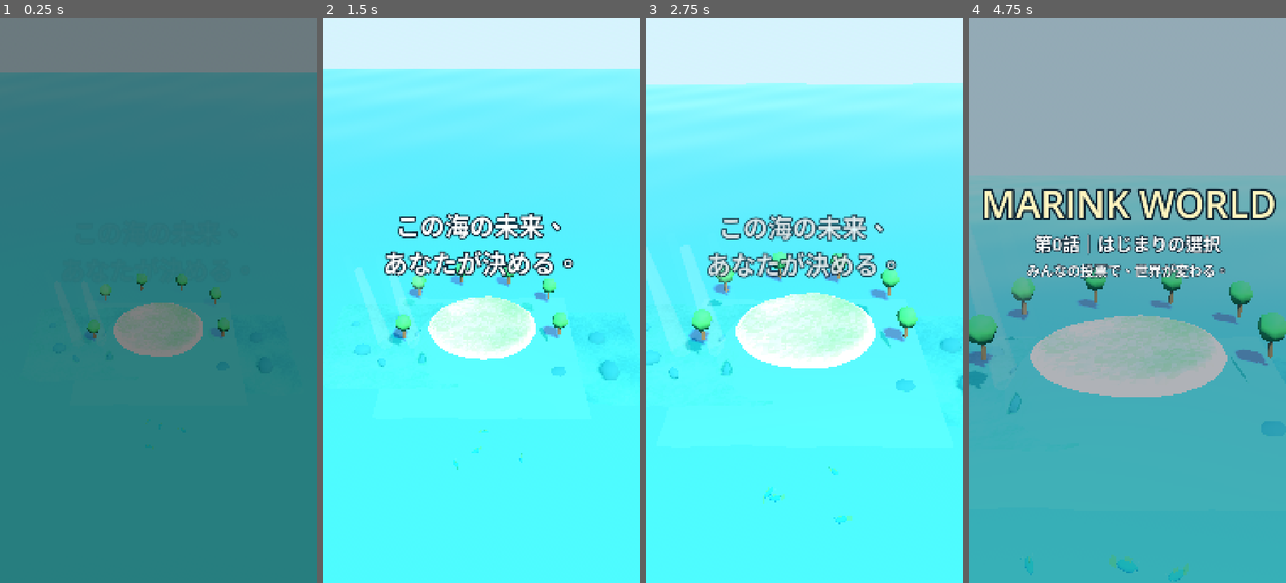
Above: before the commit, frames 1-4 (left to right).
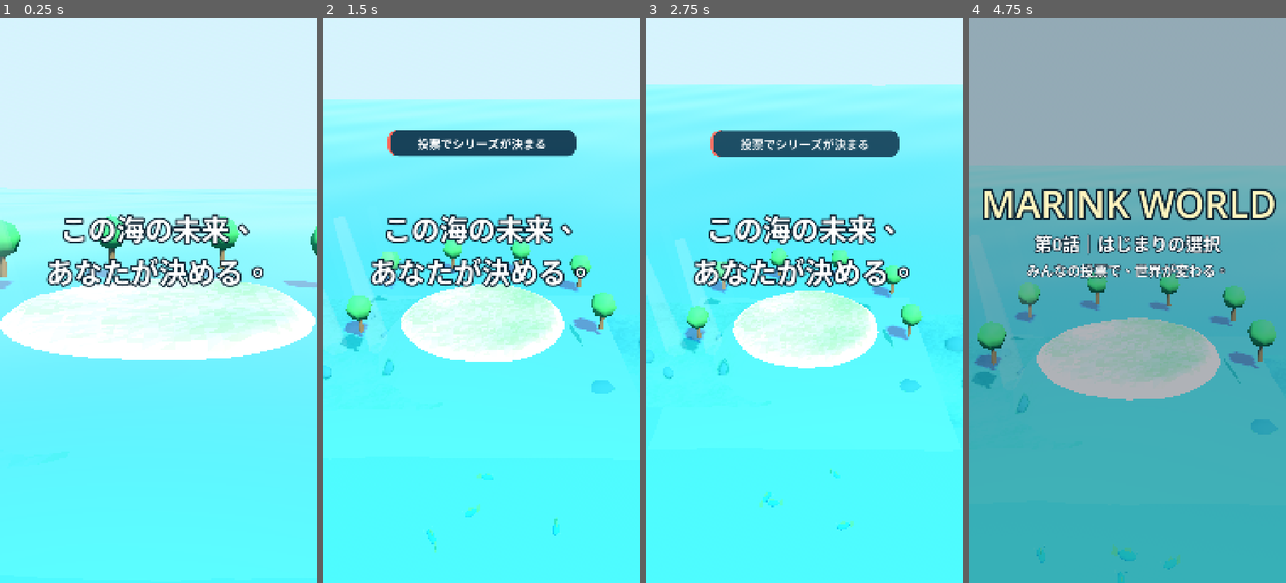
Above: after the commit, the same moments.

Repository: yuto2525424/-
Game: Godot game, scene res://scenes/episode00.tscn
The game is run twice, just before and just after one commit, with the same random seed, the same clock (stepped at 60 frames per second) and the same inputs.
Inputs:
- Up to frame 1 (0.25 s): no input
- Up to frame 2 (1.5 s): no input
- Up to frame 3 (2.75 s): no input
- Up to frame 4 (4.75 s): no input

The runs differ from the first frame. In frame 1, 100% of the frame differs, in the area x 0-100%, y 0-100%; in frame 2, 33%; in frame 3, 11%; in frame 4, 5.7%.

Commit message:
WIP: stronger opening and beat audio for MARINK WORLD EPISODE 00
Opening flash, punchy intro caption and tag, camera dive at start,
low-frequency impact at 0s, kick beat from 3.2s to 32s, louder pad.
Not yet rendered or reviewed; the rendered video has not been re-checked.

Claude-Session: https://claude.ai/code/session_01N7KHhJkftiz5pBFpDD8kkk

Diff:
--- a/marink_world/scripts/episode00.gd
+++ b/marink_world/scripts/episode00.gd
@@ -25,6 +25,7 @@
 var tint_rect: ColorRect
 var shade_rect: ColorRect
 var fade_rect: ColorRect
+var flash_rect: ColorRect
 var captions: Array = []
 var cards: Array = []
 var pops: Array = []     # {node, base, start, dur}: 伸びる・出現するノード
@@ -132,7 +133,8 @@
 
 func _build_camera_track() -> void:
 	# S1 導入（0〜3秒）：上空から海へ近づく
-	track.add(0.0, Vector3(0.0, 55.0, 70.0), Vector3(0.0, 0.0, -8.0), 55.0)
+	track.add(0.0, Vector3(0.0, 4.0, 24.0), Vector3(0.0, -0.5, -6.0), 50.0)
+	track.add(1.1, Vector3(0.0, 20.0, 40.0), Vector3(0.0, -1.0, -6.0), 55.0)
 	track.add(3.0, Vector3(0.0, 28.0, 46.0), Vector3(0.0, -1.0, -8.0), 55.0)
 	# S2 企画紹介（3〜7秒）：海面近くまで降りる。遠方に島
 	track.add(7.0, Vector3(0.0, 6.0, 30.0), Vector3(0.0, 0.5, -20.0), 55.0)
@@ -478,7 +480,8 @@
 	shade_rect = _full_rect(Color(0.02, 0.06, 0.12, 0.0))
 
 	# S1 導入（0〜3秒）
-	_caption("この海の未来、\nあなたが決める。", 0.2, 3.0, 640.0, 84)
+	_caption("この海の未来、\nあなたが決める。", 0.0, 3.0, 640.0, 96, Color.WHITE, 0.12, true)
+	_card("投票でシリーズが決まる", 0.4, 3.0, 380.0, Color(1.0, 0.4, 0.35), 40, 640.0)
 	# S2 企画紹介（3〜7秒）
 	_caption("MARINK WORLD", 3.2, 7.1, 540.0, 128, Color(1.0, 0.96, 0.75))
 	_caption("第0話｜はじまりの選択", 3.5, 7.1, 720.0, 60)
@@ -509,6 +512,7 @@
 	_caption("MARINK", 36.4, 38.0, 920.0, 150, Color(1.0, 0.96, 0.75))
 	_caption("海の生き物を、もっと面白く。", 36.6, 38.0, 1110.0, 46)
 
+	flash_rect = _full_rect(Color(1.0, 1.0, 1.0, 0.0))
 	fade_rect = _full_rect(Color(0.0, 0.0, 0.0, 1.0))
 
 
@@ -521,7 +525,7 @@
 	return r
 
 
-func _caption(text: String, t0: float, t1: float, y: float, fsize: int, col: Color = Color.WHITE, fade: float = 0.35) -> void:
+func _caption(text: String, t0: float, t1: float, y: float, fsize: int, col: Color = Color.WHITE, fade: float = 0.35, punch: bool = false) -> void:
 	var l := Label.new()
 	l.text = text
 	l.position = Vector2(40.0, y)
@@ -533,7 +537,7 @@
 	l.add_theme_constant_override("outline_size", int(fsize * 0.22))
 	l.modulate.a = 0.0
 	ui.add_child(l)
-	captions.append({"node": l, "t0": t0, "t1": t1, "y": y, "fade": fade})
+	captions.append({"node": l, "t0": t0, "t1": t1, "y": y, "fade": fade, "punch": punch})
 
 
 func _card(text: String, t0: float, t1: float, y: float, accent: Color, fsize: int = 56, width: float = 900.0) -> void:
@@ -568,6 +572,10 @@
 		var a := _win(t, float(c["t0"]), float(c["t1"]), float(c["fade"]))
 		node.modulate.a = a
 		node.position.y = float(c["y"]) + (1.0 - a) * 24.0
+		if c.get("punch", false):
+			node.pivot_offset = node.size * 0.5
+			var pk := _ease_out(clampf((t - float(c["t0"])) / 0.3, 0.0, 1.0))
+			node.scale = Vector2.ONE * (1.0 + 0.4 * (1.0 - pk))
 	for c in cards:
 		var node2: Control = c["node"]
 		var a2 := _win(t, float(c["t0"]), float(c["t1"]), float(c["fade"]))
@@ -579,6 +587,7 @@
 	var s := maxf(maxf(_win(t, 3.0, 7.1, 0.5), _win(t, 25.0, 32.0, 0.5)), _win(t, 32.0, 38.0, 0.5))
 	shade_rect.color.a = 0.32 * s
 	fade_rect.color.a = _fade_alpha(t)
+	flash_rect.color.a = 0.85 * clampf(1.0 - t / 0.22, 0.0, 1.0)
 
 
 ## 区間 [a, b] の中で a→a+fade でフェードイン、b-fade→b でフェードアウトする値（0〜1）
@@ -591,8 +600,6 @@
 ## 冒頭のフェードイン、場面切り替えの暗転、終わりのフェードアウト
 func _fade_alpha(x: float) -> float:
 	var a := 0.0
-	if x < 0.5:
-		a = maxf(a, 1.0 - x / 0.5)
 	for b in CUT_TIMES:
 		var d := absf(x - float(b))
 		if d < 0.18:
Not shown, changed: marink_world/audio/bgm_mix.wav
